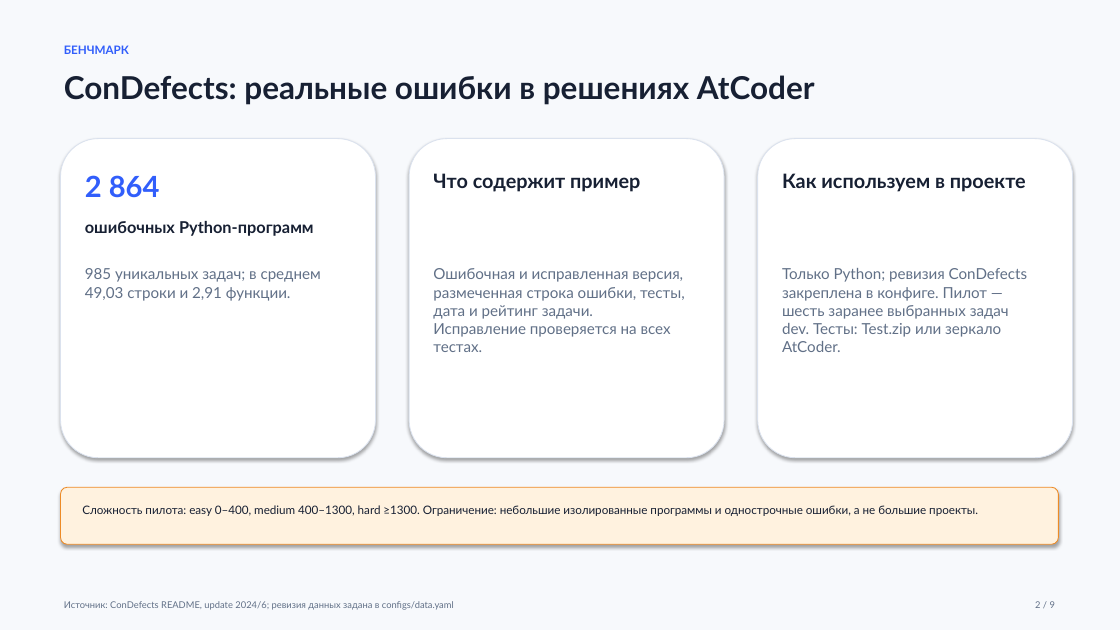
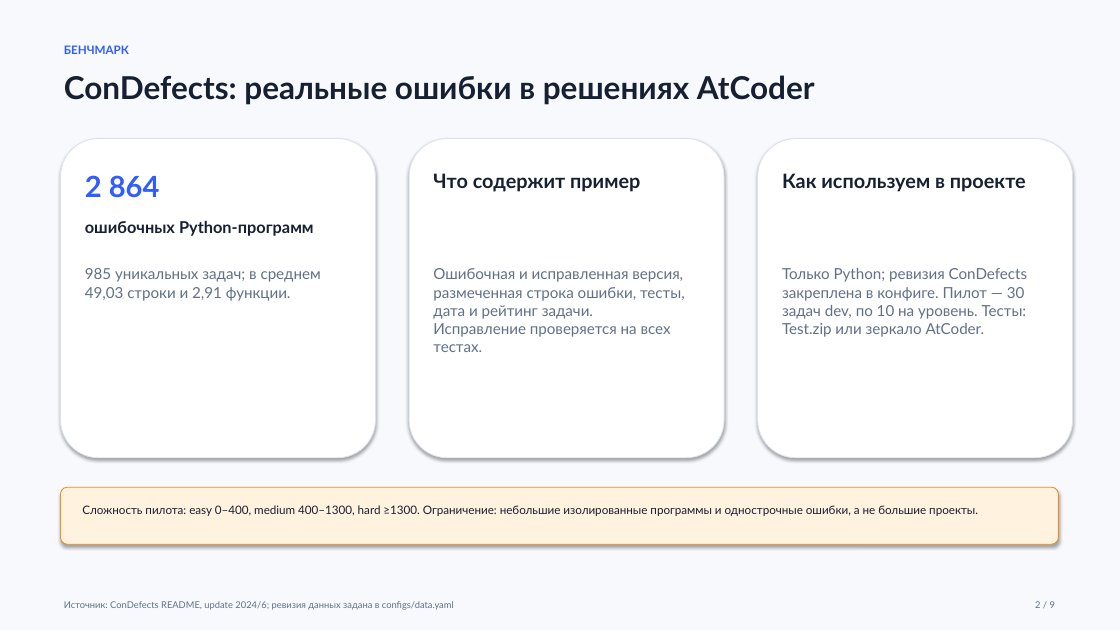
Before and after one commit to melpomene310/MAG_IAD_MAS_Project_Python_debugger, a slide deck: slide 2 of docs/presentation/pilot_20261022.pptx. Drawn at 1120x630 pixels with LibreOffice and Linux fonts; fonts in the diff are those of the drawing. Boxes give left, top, right and bottom in pixels: in the first picture for what was removed or moved away, otherwise in the second. Text is boxed around its words. In the diff, an @@ line names an element or a change of style, - is before the commit and + after.

```diff
--- a/docs/presentation/pilot_20261022.pptx
+++ b/docs/presentation/pilot_20261022.pptx
@@ text at bbox=[782, 268, 1027, 337]: text changed @@
-Только Python; ревизия ConDefects закреплена в конфиге. Пилот — шесть заранее выбранных задач dev. Тесты: Test.zip или зеркало AtCoder.
+Только Python; ревизия ConDefects закреплена в конфиге. Пилот — 30 задач dev, по 10 на уровень. Тесты: Test.zip или зеркало AtCoder.
```
Also in this commit, not shown: 1 other slide changed.
